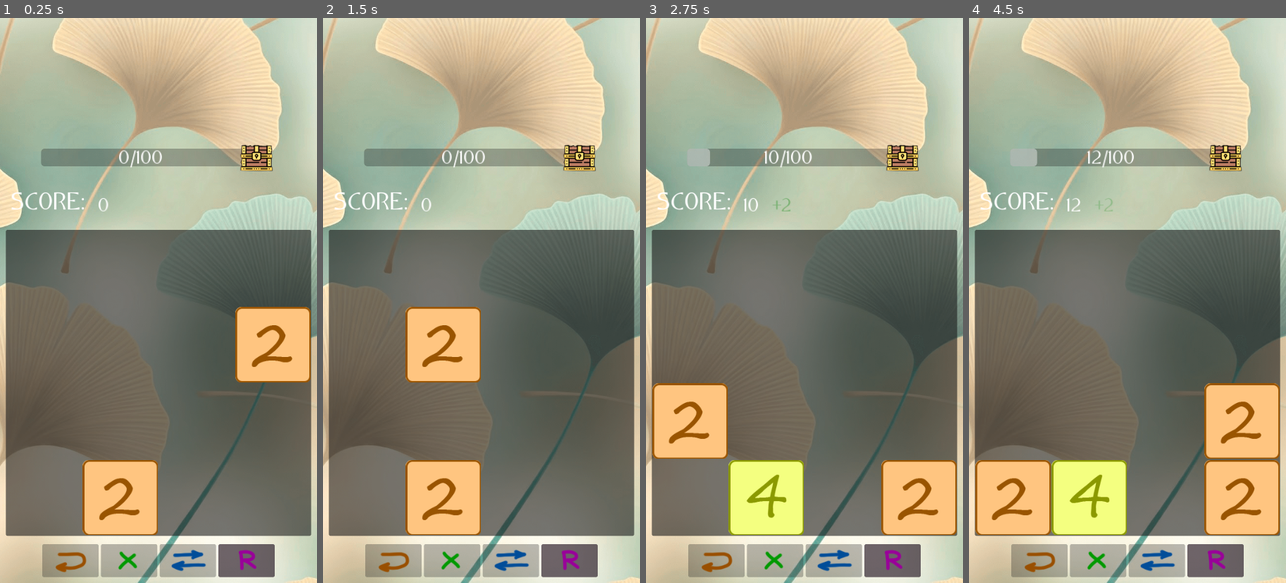
Above: before the commit, frames 1-4 (left to right).
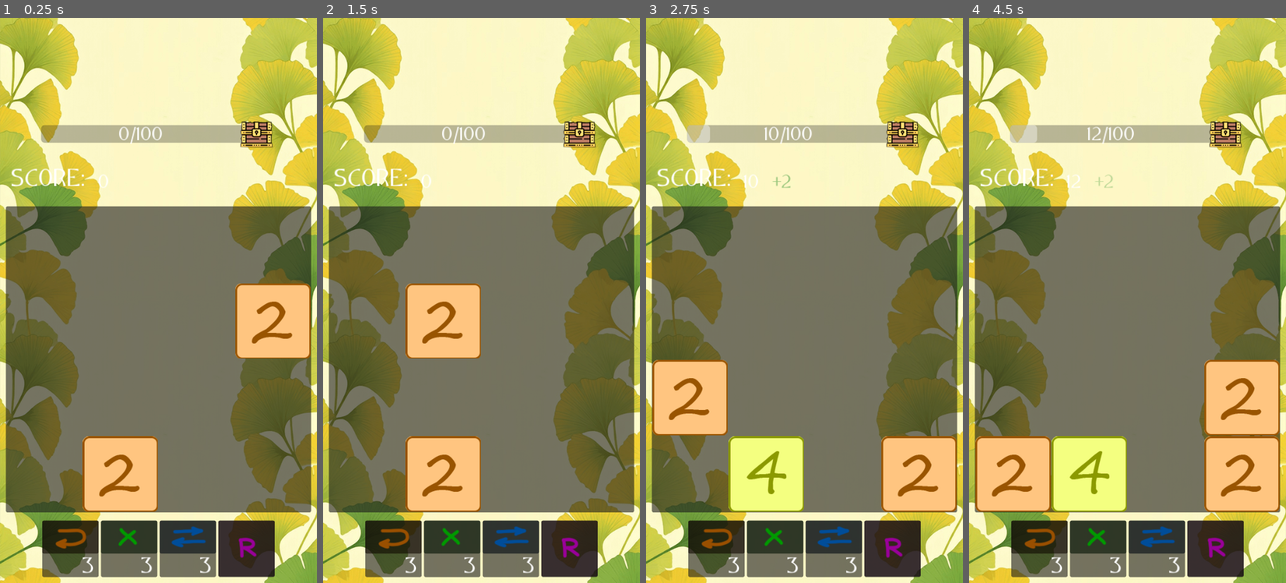
Above: after the commit, the same moments.

Repository: thagarion/2048
Game: Godot game, scene res://scenes/main.tscn
The game is run twice, just before and just after one commit, with the same random seed, the same clock (stepped at 60 frames per second) and the same inputs.
Inputs (mouse positions are in pixels of both pictures, inside the frame that each line leads up to):
- Up to frame 1 (0.25 s): no input
- Up to frame 2 (1.5 s): click (570, 560) at 0.52 s; click "Yes" at 1.25 s
- Up to frame 3 (2.75 s): tap Enter at 2 s; move the mouse to (804, 385) at 2.02 s; hold Up (move up) from 2.03 s (still down); tap Right (move rigth) at 2.1 s; click (804, 385) at 2.17 s
- Up to frame 4 (4.5 s): move the mouse to (1089, 498) at 2.77 s; release Up (move up) at 2.78 s; hold Down (move down) 2.78-3.53 s; tap Right (move rigth) at 2.85, 3.6 s; click (1089, 498) at 2.92 s; tap R (restart) at 3.5 s; move the mouse to (1241, 498) at 3.52 s; hold Up (move up) 3.53-4.25 s; click (1241, 498) at 3.67 s; click "No" at 4.25 s

The runs differ from the first frame. In frame 1, 77% of the frame differs, in the area x 0-100%, y 0-100%; in frame 2, 81%; in frame 3, 77%; in frame 4, 75%.

Commit message:
Switch skill

Diff:
--- a/scenes/game/game.gd
+++ b/scenes/game/game.gd
@@ -78,7 +78,7 @@
 			if tile == tiles[i][j]:
 				tiles[i][j].queue_free()
 				tiles[i][j] = null
-				skill.emit("Remove")
+				%SkillButtons.remove_update_count(-1)
 				break
 	is_remove = false
 	close_remove()
@@ -97,7 +97,7 @@
 		close_remove()
 	else:
 		moving_disabled = true
-		$SelectTile.show()
+		%SelectTilePopUp.show()
 		is_remove = true
 		for i in range(field_size):
 			for j in range(field_size):
@@ -106,7 +106,7 @@
 
 func close_remove():
 	is_remove = false
-	$SelectTile.hide()
+	%SelectTilePopUp.hide()
 	moving_disabled = false
 	for i in range(field_size):
 		for j in range(field_size):
--- a/scenes/main.tscn
+++ b/scenes/main.tscn
@@ -2,7 +2,7 @@
 
 [ext_resource type="Script" path="res://scenes/main.gd" id="1_iube1"]
 [ext_resource type="PackedScene" uid="uid://b25stsw7tbqv1" path="res://scenes/game/game.tscn" id="1_kbx01"]
-[ext_resource type="Texture2D" uid="uid://cdqgbb8xpkd5r" path="res://textures/default/main-background.png" id="2_lqn2g"]
+[ext_resource type="Texture2D" uid="uid://uhp3t7isu0or" path="res://textures/default/background2.png" id="2_304ti"]
 [ext_resource type="PackedScene" uid="uid://brw5qyf44k7ec" path="res://scenes/score/score.tscn" id="2_qer5e"]
 [ext_resource type="PackedScene" uid="uid://dqndh6v0oonvw" path="res://scenes/skills/skills.tscn" id="4_78tsy"]
 [ext_resource type="PackedScene" uid="uid://7tdcpd3vkwoq" path="res://scenes/popups/restart_game.tscn" id="5_k8x16"]
@@ -19,9 +19,9 @@
 anchor_bottom = 1.0
 grow_horizontal = 2
 grow_vertical = 2
-texture = ExtResource("2_lqn2g")
-expand_mode = 3
-stretch_mode = 4
+texture = ExtResource("2_304ti")
+expand_mode = 5
+stretch_mode = 5
 
 [node name="VBoxContainer" type="VBoxContainer" parent="CanvasLayer"]
 anchors_preset = 7
@@ -57,6 +57,11 @@
 [node name="Panel" type="Panel" parent="CanvasLayer/VBoxContainer/GameMarginContainer"]
 layout_mode = 2
 
+[node name="SelectTilePopUp" parent="CanvasLayer/VBoxContainer/GameMarginContainer" instance=ExtResource("6_djs5n")]
+unique_name_in_owner = true
+visible = false
+layout_mode = 2
+
 [node name="Game" parent="CanvasLayer/VBoxContainer/GameMarginContainer" instance=ExtResource("1_kbx01")]
 unique_name_in_owner = true
 custom_minimum_size = Vector2(520, 520)
@@ -67,19 +72,16 @@
 visible = false
 layout_mode = 2
 
-[node name="SelectTilePopUp" parent="CanvasLayer/VBoxContainer/GameMarginContainer" instance=ExtResource("6_djs5n")]
-unique_name_in_owner = true
-visible = false
-layout_mode = 2
-
 [node name="SkillsMarginContainer" type="MarginContainer" parent="CanvasLayer/VBoxContainer"]
 layout_mode = 2
 theme_override_constants/margin_bottom = 10
 
 [node name="SkillButtons" parent="CanvasLayer/VBoxContainer/SkillsMarginContainer" instance=ExtResource("4_78tsy")]
+unique_name_in_owner = true
 layout_mode = 2
 size_flags_horizontal = 4
 size_flags_vertical = 4
+theme = null
 
 [connection signal="chest_open" from="CanvasLayer/VBoxContainer/ScoreMarginContainer/Score" to="CanvasLayer/VBoxContainer/GameMarginContainer/Game" method="_on_score_chest_open"]
 [connection signal="score_signal" from="CanvasLayer/VBoxContainer/GameMarginContainer/Game" to="CanvasLayer/VBoxContainer/ScoreMarginContainer/Score" method="_on_game_score_signal"]
--- a/scenes/skills/skill_button.gd
+++ b/scenes/skills/skill_button.gd
@@ -14,10 +14,12 @@
 
 func _ready():
 	color = ButtonColor / 360.0
-	$Icon.texture = Icon
-	$Icon.modulate = Color.from_hsv(color, 1, 0.6, 1)
-	$Button.modulate = Color.from_hsv(color, 1, 0.6, 1)
-	update_count()
+	$Panel/VBoxContainer/ButtonMarginContainer/Icon.texture = Icon
+	$Panel/VBoxContainer/ButtonMarginContainer/Icon.modulate = Color.from_hsv(color, 1, 0.6, 1)
+	$Panel/VBoxContainer/ButtonMarginContainer/Button.modulate = Color.from_hsv(color, 1, 0.6, 1)
+	update_count(3)
+	if Type == "Restart":
+		$Panel/VBoxContainer/LabelMarginContainer.hide()
 
 func _on_button_pressed():
 	if Type == "Restart" || count > 0:
@@ -31,21 +33,17 @@
 			"Restart":
 				restart.emit()
 
-func _on_game_skill(skill: String):
-	if skill == Type:
-		count -= 1
-		update_count()
+func button_disable(value: bool):
+	$Panel/VBoxContainer/ButtonMarginContainer/Button.disabled = value
 
-func button_disable(value: bool):
-	$Button.disabled = value
-
-func update_count():
+func update_count(val: int):
 	if Type == "Restart":
 		return
+	count += val
+	$Panel/VBoxContainer/LabelMarginContainer/Label.text = str(count)
 	if count > 0:
-		$MarginContainer/Label.text = str(count)
 		button_disable(false)
-		$Button.modulate = Color.from_hsv(color, 1, 0.6, 1)
+		$Panel/VBoxContainer/ButtonMarginContainer/Button.modulate = Color.from_hsv(color, 1, 0.6, 1)
 	else:
 		button_disable(true)
-		$Button.modulate = Color.from_hsv(0, 0, 1, 1)
+		$Panel/VBoxContainer/ButtonMarginContainer/Button.modulate = Color.from_hsv(0, 0, 1, 1)
--- a/scenes/skills/skill_button.tscn
+++ b/scenes/skills/skill_button.tscn
@@ -1,6 +1,7 @@
-[gd_scene load_steps=3 format=3 uid="uid://csgeoogjfhxe5"]
+[gd_scene load_steps=4 format=3 uid="uid://csgeoogjfhxe5"]
 
 [ext_resource type="Script" path="res://scenes/skills/skill_button.gd" id="1_1hqgn"]
+[ext_resource type="Theme" uid="uid://bi14pol6tu0ee" path="res://scenes/skills/style.tres" id="1_ntquo"]
 [ext_resource type="Texture2D" uid="uid://bmbsgvjy33e1x" path="res://textures/skills/undo.png" id="2_8v2t3"]
 
 [node name="SkillButton" type="MarginContainer"]
@@ -8,23 +9,52 @@
 offset_bottom = 56.0
 size_flags_horizontal = 4
 size_flags_vertical = 4
+theme = ExtResource("1_ntquo")
 script = ExtResource("1_1hqgn")
 
-[node name="MarginContainer" type="MarginContainer" parent="."]
-layout_mode = 2
-theme_override_constants/margin_left = 3
-
-[node name="Label" type="Label" parent="MarginContainer"]
-layout_mode = 2
-size_flags_horizontal = 0
-size_flags_vertical = 0
-
-[node name="Button" type="Button" parent="."]
+[node name="Panel" type="Panel" parent="."]
+custom_minimum_size = Vector2(96, 96)
 layout_mode = 2
 
-[node name="Icon" type="TextureRect" parent="."]
+[node name="VBoxContainer" type="VBoxContainer" parent="Panel"]
+layout_mode = 1
+anchors_preset = 5
+anchor_left = 0.5
+anchor_right = 0.5
+offset_left = -48.0
+offset_right = 48.0
+offset_bottom = 95.0
+grow_horizontal = 2
+theme_override_constants/separation = -1
+
+[node name="ButtonMarginContainer" type="MarginContainer" parent="Panel/VBoxContainer"]
 layout_mode = 2
+size_flags_vertical = 3
+
+[node name="Button" type="Button" parent="Panel/VBoxContainer/ButtonMarginContainer"]
+custom_minimum_size = Vector2(96, 56)
+layout_mode = 2
+size_flags_horizontal = 4
+
+[node name="Icon" type="TextureRect" parent="Panel/VBoxContainer/ButtonMarginContainer"]
+layout_mode = 2
+size_flags_horizontal = 4
+size_flags_vertical = 4
 mouse_filter = 2
 texture = ExtResource("2_8v2t3")
 
-[connection signal="pressed" from="Button" to="." method="_on_button_pressed"]
+[node name="LabelMarginContainer" type="MarginContainer" parent="Panel/VBoxContainer"]
+layout_mode = 2
+size_flags_vertical = 8
+theme_override_constants/margin_left = 5
+theme_override_constants/margin_right = 5
+
+[node name="Label" type="Label" parent="Panel/VBoxContainer/LabelMarginContainer"]
+layout_mode = 2
+size_flags_horizontal = 8
+text = "10"
+max_lines_visible = 1
+visible_characters = 4
+visible_ratio = 2.0
+
+[connection signal="pressed" from="Panel/VBoxContainer/ButtonMarginContainer/Button" to="." method="_on_button_pressed"]
--- a/scenes/skills/skills.gd
+++ b/scenes/skills/skills.gd
@@ -7,3 +7,6 @@
 func enable():
 	for node in $HBoxContainer.get_children():
 		node.enable()
+
+func remove_update_count(val: int):
+	$HBoxContainer/RemoveButton.update_count(val)
--- a/scenes/skills/style.tres
+++ b/scenes/skills/style.tres
@@ -5,5 +5,7 @@
 [sub_resource type="StyleBoxEmpty" id="StyleBoxEmpty_hoauw"]
 
 [resource]
+default_font_size = 0
 Button/styles/focus = SubResource("StyleBoxEmpty_hoauw")
+Label/font_sizes/font_size = 36
 Label/fonts/font = ExtResource("1_gp0mb")
Binary file added: textures/default/background2.png
Not shown, added: textures/default/background2.png.import
